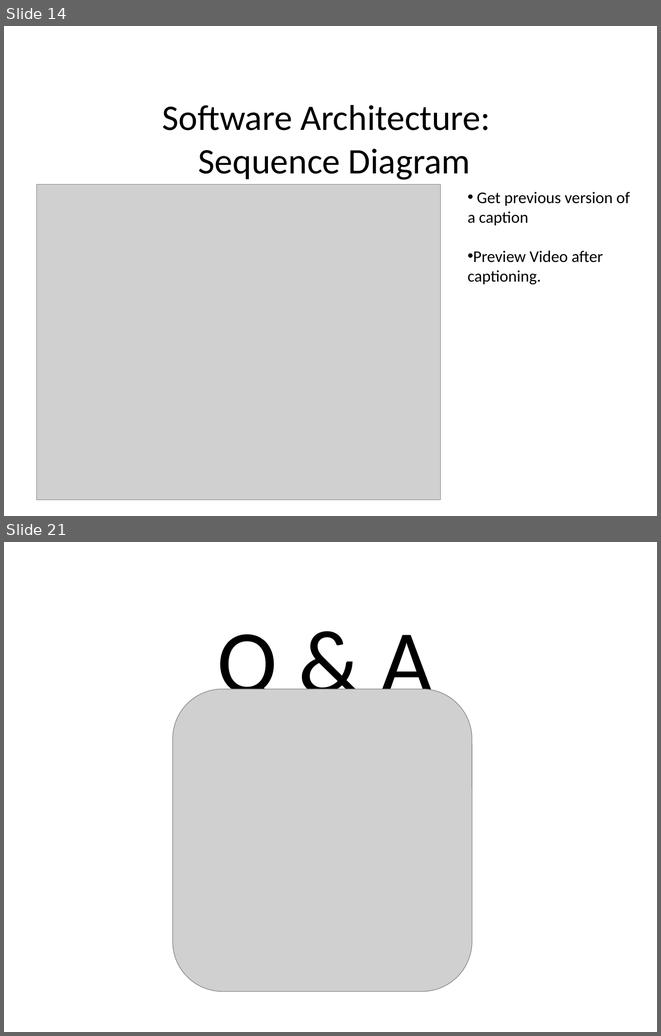
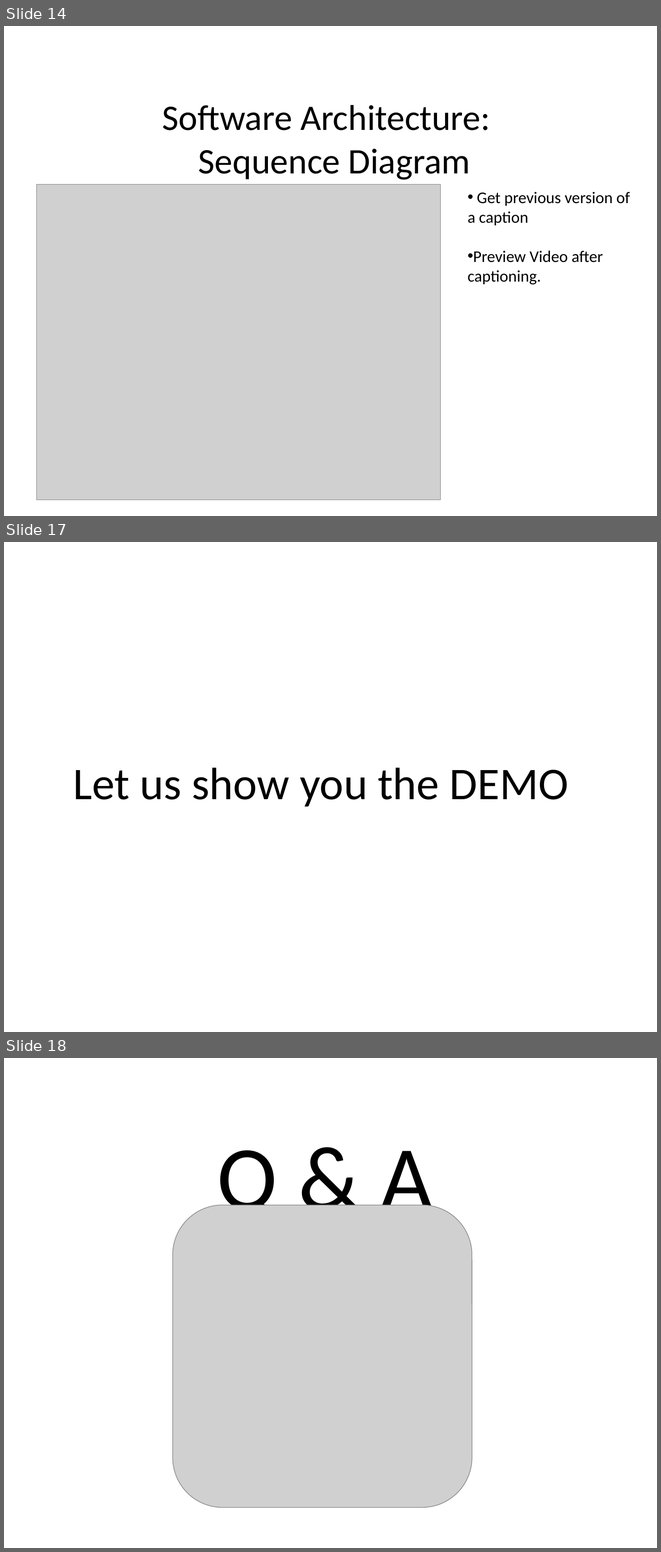
Before and after one commit to prateekt/pp-community-captioner, a slide deck: Presentations/FINAL PRESENTATION.pptx. Shown one above the other, each under a label of ours: slides 14 and 21 before the commit, slides 14, 17 and 18 after it; the slides between them are not shown. The pictures are 661x1036 and 661x1552 pixels, drawn with LibreOffice and Linux fonts; fonts in the diff are those of the drawing; grey boxes stand for pictures. Boxes give left, top, right and bottom in pixels: in the first picture for what was removed or moved away, otherwise in the second. Text is boxed around its words. In the diff, an @@ line names an element or a change of style, - is before the commit and + after.

```diff
--- a/Presentations/FINAL PRESENTATION.pptx
+++ b/Presentations/FINAL PRESENTATION.pptx
@@ slide 17 added at <box>4,542,657,1032</box>, background #FFFFFF @@
@@ text added at <box>73,767,568,806</box>, 50 pt, text #000000 @@
+Let us show you the DEMO
@@ what was slide 21 is now slide 18 @@
```
Also in this commit, not shown: 4 slides removed.
